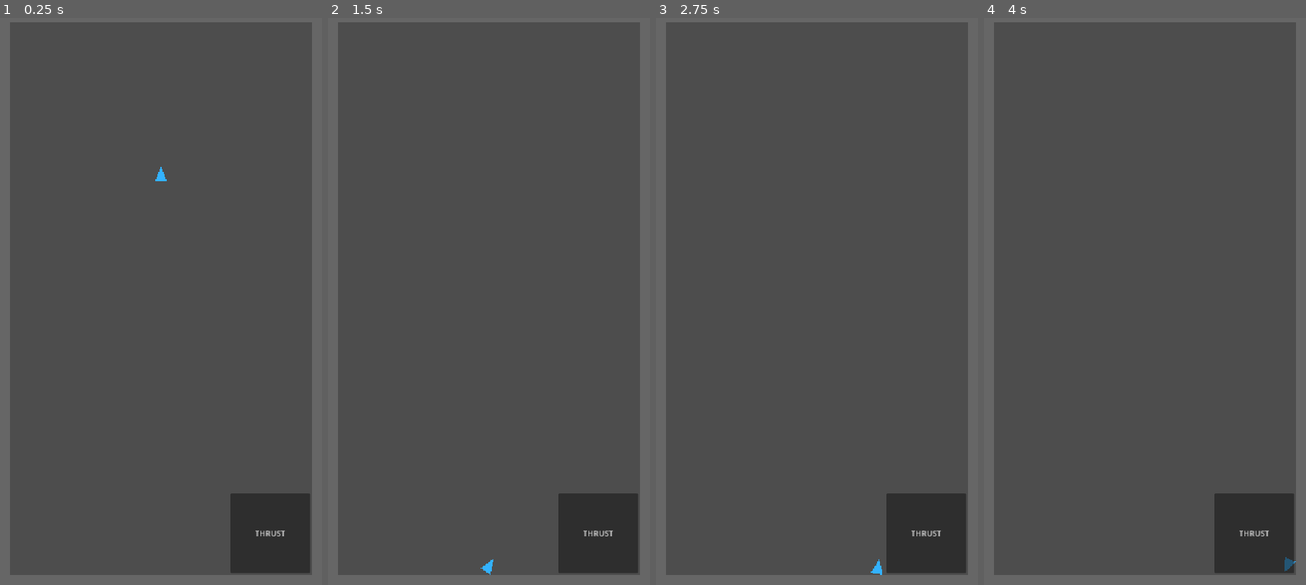
Above: before the commit, frames 1-4 (left to right).
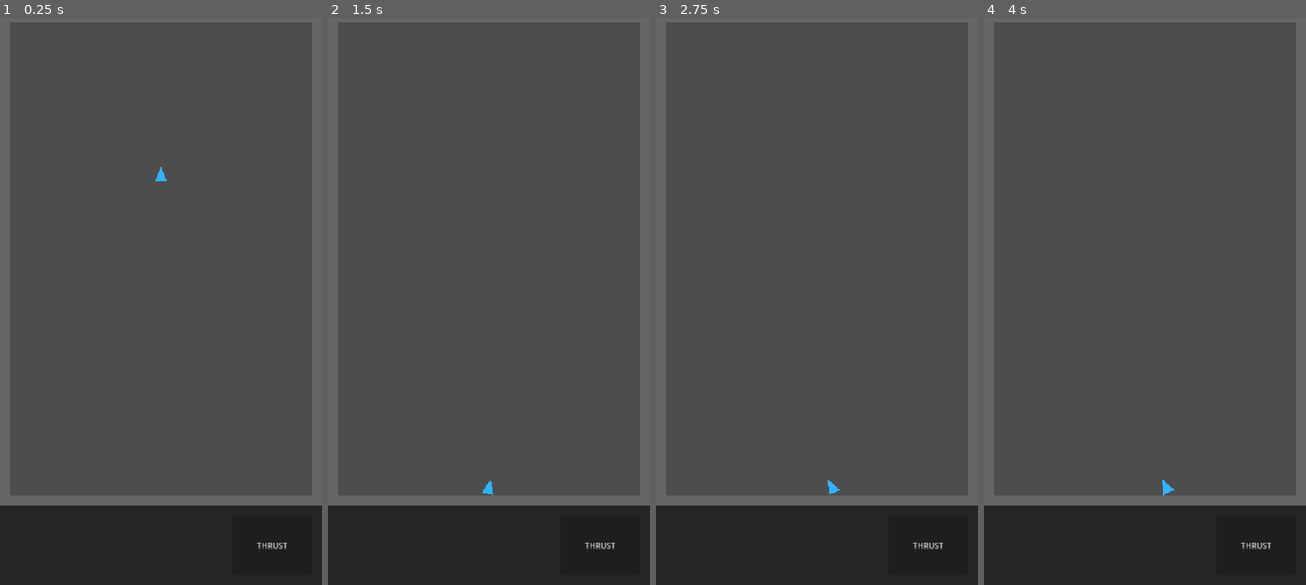
Above: after the commit, the same moments.

Repository: sqrt57/vector-thrust
Game: Godot game, scene res://scenes/main.tscn
Two runs of this game, one before a commit and one after it. Both use one fixed random seed, a clock stepped at 60 frames per second and the inputs below.
Inputs (mouse positions are in pixels of both pictures, inside the frame that each line leads up to):
- Up to frame 1 (0.25 s): no input
- Up to frame 2 (1.5 s): click "THRUST" at 0.5 s; tap Enter at 1.25 s; move the mouse to (559, 267) at 1.27 s; hold Right from 1.28 s (still down); click (559, 267) at 1.42 s
- Up to frame 3 (2.75 s): tap Space at 1.52, 2.27 s; move the mouse to (752, 329) at 2.02 s; release Right at 2.03 s; hold Left from 2.03 s (still down); click (752, 329) at 2.17 s
- Up to frame 4 (4 s): move the mouse to (1177, 171) at 2.77 s; release Left at 2.78 s; hold Right from 2.78 s (still down); click (1177, 171) at 2.92 s; move the mouse to (1128, 414) at 3.52 s; click (1128, 414) at 3.67 s; tap Space at 3.77 s

The runs differ from the first frame. In frame 1, 13% of the frame differs, in the area x 0-100%, y 83-100%; in frame 2, 13%; in frame 3, 13%; in frame 4, 13%, in the area x 0-100%, y 81-100%.

Commit message:
M2: navigator tap-to-target rotation, control strip layout, thrust button
Vehicle rotation is now driven by a rate-limited navigator turning toward
a tap-set world-space target (scripts/main.gd, scripts/vehicle.gd),
replacing the M1 dev-input keys. The play field and bottom control strip
are now separate regions in main.tscn, with the thrust button repositioned
into the strip per the decided screen layout. Verified end-to-end on
desktop (tap sets target, navigator rotates toward it, thrust burns
toward the target); real touch-device testing and turn-rate feel tuning
are still open.

Diff:
--- a/scenes/main.tscn
+++ b/scenes/main.tscn
@@ -1,15 +1,17 @@
-[gd_scene load_steps=5 format=3]
+[gd_scene load_steps=6 format=3]
 
 [ext_resource type="PackedScene" path="res://scenes/vehicle.tscn" id="1"]
 [ext_resource type="Script" path="res://scripts/thrust_button.gd" id="2"]
+[ext_resource type="Script" path="res://scripts/main.gd" id="3"]
 
 [sub_resource type="RectangleShape2D" id="RectangleShape2D_h"]
 size = Vector2(648, 20)
 
 [sub_resource type="RectangleShape2D" id="RectangleShape2D_v"]
-size = Vector2(20, 1152)
+size = Vector2(20, 992)
 
 [node name="Main" type="Node2D"]
+script = ExtResource("3")
 
 [node name="Camera2D" type="Camera2D" parent="."]
 position = Vector2(324, 576)
@@ -32,7 +34,7 @@
 color = Color(0.4, 0.4, 0.4, 1)
 
 [node name="BottomWall" type="StaticBody2D" parent="."]
-position = Vector2(324, 1142)
+position = Vector2(324, 982)
 
 [node name="CollisionShape2D" type="CollisionShape2D" parent="BottomWall"]
 shape = SubResource("RectangleShape2D_h")
@@ -45,32 +47,43 @@
 color = Color(0.4, 0.4, 0.4, 1)
 
 [node name="LeftWall" type="StaticBody2D" parent="."]
-position = Vector2(10, 576)
+position = Vector2(10, 496)
 
 [node name="CollisionShape2D" type="CollisionShape2D" parent="LeftWall"]
 shape = SubResource("RectangleShape2D_v")
 
 [node name="ColorRect" type="ColorRect" parent="LeftWall"]
 offset_left = -10.0
-offset_top = -576.0
+offset_top = -496.0
 offset_right = 10.0
-offset_bottom = 576.0
+offset_bottom = 496.0
 color = Color(0.4, 0.4, 0.4, 1)
 
 [node name="RightWall" type="StaticBody2D" parent="."]
-position = Vector2(638, 576)
+position = Vector2(638, 496)
 
 [node name="CollisionShape2D" type="CollisionShape2D" parent="RightWall"]
 shape = SubResource("RectangleShape2D_v")
 
 [node name="ColorRect" type="ColorRect" parent="RightWall"]
 offset_left = -10.0
-offset_top = -576.0
+offset_top = -496.0
 offset_right = 10.0
-offset_bottom = 576.0
+offset_bottom = 496.0
 color = Color(0.4, 0.4, 0.4, 1)
 
 [node name="UI" type="CanvasLayer" parent="."]
+
+[node name="ControlStrip" type="ColorRect" parent="UI"]
+anchors_preset = -1
+anchor_left = 0.0
+anchor_top = 1.0
+anchor_right = 1.0
+anchor_bottom = 1.0
+offset_top = -160.0
+offset_bottom = 0.0
+color = Color(0.15, 0.15, 0.15, 1)
+mouse_filter = 2
 
 [node name="ThrustButton" type="Button" parent="UI"]
 anchors_preset = -1
@@ -78,9 +91,9 @@
 anchor_top = 1.0
 anchor_right = 1.0
 anchor_bottom = 1.0
-offset_left = -184.0
-offset_top = -184.0
-offset_right = -24.0
-offset_bottom = -24.0
+offset_left = -180.0
+offset_top = -140.0
+offset_right = -20.0
+offset_bottom = -20.0
 text = "THRUST"
 script = ExtResource("2")
--- /dev/null
+++ b/scripts/main.gd
@@ -0,0 +1,20 @@
+extends Node2D
+
+## Bottom edge of the play field in world/screen space (they coincide here
+## since the camera sits centered on the full viewport at zoom 1). Must stay
+## in sync with the control strip height in main.tscn.
+@export var play_field_height: float = 992.0
+
+func _unhandled_input(event: InputEvent) -> void:
+	var tap_position: Vector2
+	if event is InputEventMouseButton and event.pressed and event.button_index == MOUSE_BUTTON_LEFT:
+		tap_position = event.position
+	elif event is InputEventScreenTouch and event.pressed:
+		tap_position = event.position
+	else:
+		return
+
+	if tap_position.y > play_field_height:
+		return
+
+	get_tree().call_group("vehicle", "set_navigator_target", tap_position)
--- a/scripts/vehicle.gd
+++ b/scripts/vehicle.gd
@@ -1,24 +1,36 @@
 extends CharacterBody2D
-
-## M1 prototype only: rotation is driven by dev keys (Left/Right) until the
-## navigator (M2) replaces it with tap-to-target auto-rotation.
 
 @export var gravity: float = 800.0
 @export var thrust_acceleration: float = 1400.0
-@export var dev_rotation_speed: float = 3.0
 
-## Set by the temporary on-screen thrust button (see thrust_button.gd) so the
-## dev-input prototype is testable on touch devices, not just keyboard.
+## Rate-limited turn speed the navigator uses to align toward
+## navigator_target, in radians/sec. First-pass value, not yet tuned
+## against thrust burst timing (see backlog.md M2).
+@export var navigator_turn_rate: float = 3.0
+
+## World-space point the navigator is rotating the vehicle toward. Set by
+## tap-to-target input (see main.gd).
+var navigator_target: Vector2
+
+## Set by the on-screen thrust button (see thrust_button.gd).
 var thrust_button_held: bool = false
+
+func _ready() -> void:
+	# Ahead of the vehicle's initial facing, so it doesn't spin at rest
+	# before the first tap sets a real target.
+	navigator_target = position + Vector2.UP * 100.0
 
 func set_thrust_button_held(value: bool) -> void:
 	thrust_button_held = value
 
+func set_navigator_target(target: Vector2) -> void:
+	navigator_target = target
+
 func _physics_process(delta: float) -> void:
-	if Input.is_key_pressed(KEY_LEFT):
-		rotation -= dev_rotation_speed * delta
-	if Input.is_key_pressed(KEY_RIGHT):
-		rotation += dev_rotation_speed * delta
+	var desired_rotation := (navigator_target - position).angle() + PI / 2.0
+	var angle_diff := wrapf(desired_rotation - rotation, -PI, PI)
+	var max_delta := navigator_turn_rate * delta
+	rotation += clamp(angle_diff, -max_delta, max_delta)
 
 	velocity.y += gravity * delta
 
Not shown, changed: design/backlog.md
